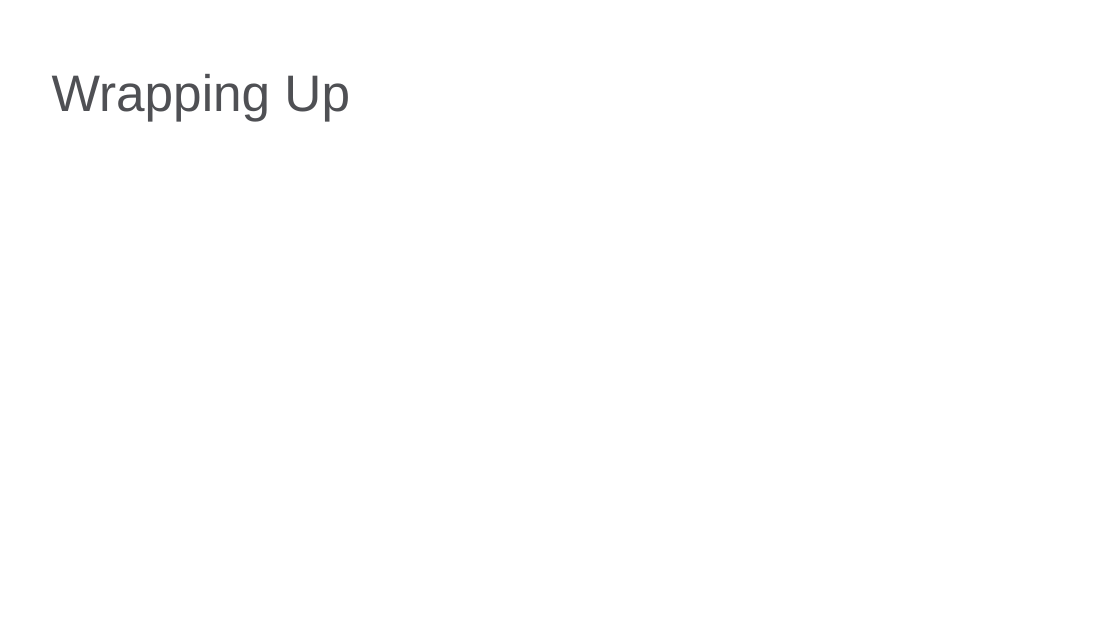
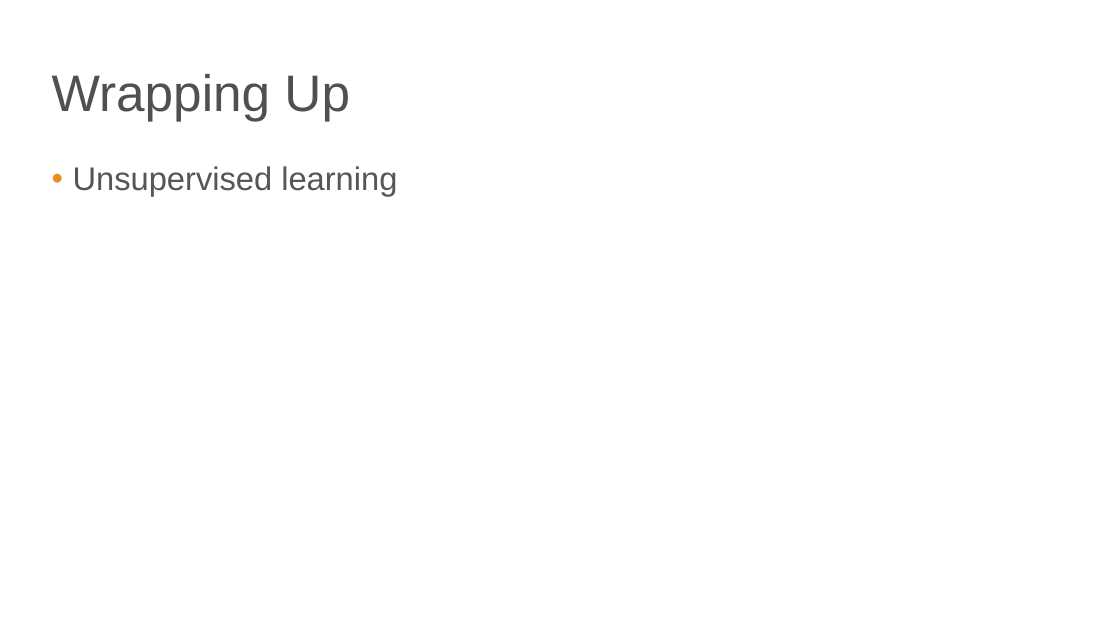
Before and after one commit to bgstieber/APRA-PD-DAS-2019, a slide deck: slide 25 of Generating Insights from Clustering Large Donors - BStieber APRA DAS19.pptx (slide 24 before the commit). Drawn at 1120x630 pixels with LibreOffice and Linux fonts; fonts in the diff are those of the drawing; background and template pictures are left out. Boxes give left, top, right and bottom in pixels: in the first picture for what was removed or moved away, otherwise in the second. Text is boxed around its words. In the diff, an @@ line names an element or a change of style, - is before the commit and + after.

```diff
--- a/Generating Insights from Clustering Large Donors - BStieber APRA DAS19.pptx
+++ b/Generating Insights from Clustering Large Donors - BStieber APRA DAS19.pptx
@@ text added at [73, 166, 397, 196], 21 pt, text #55565A @@
+• Unsupervised learning
```
Also in this commit, not shown: 8 other slides changed, 1 slide added, 1 other file.
